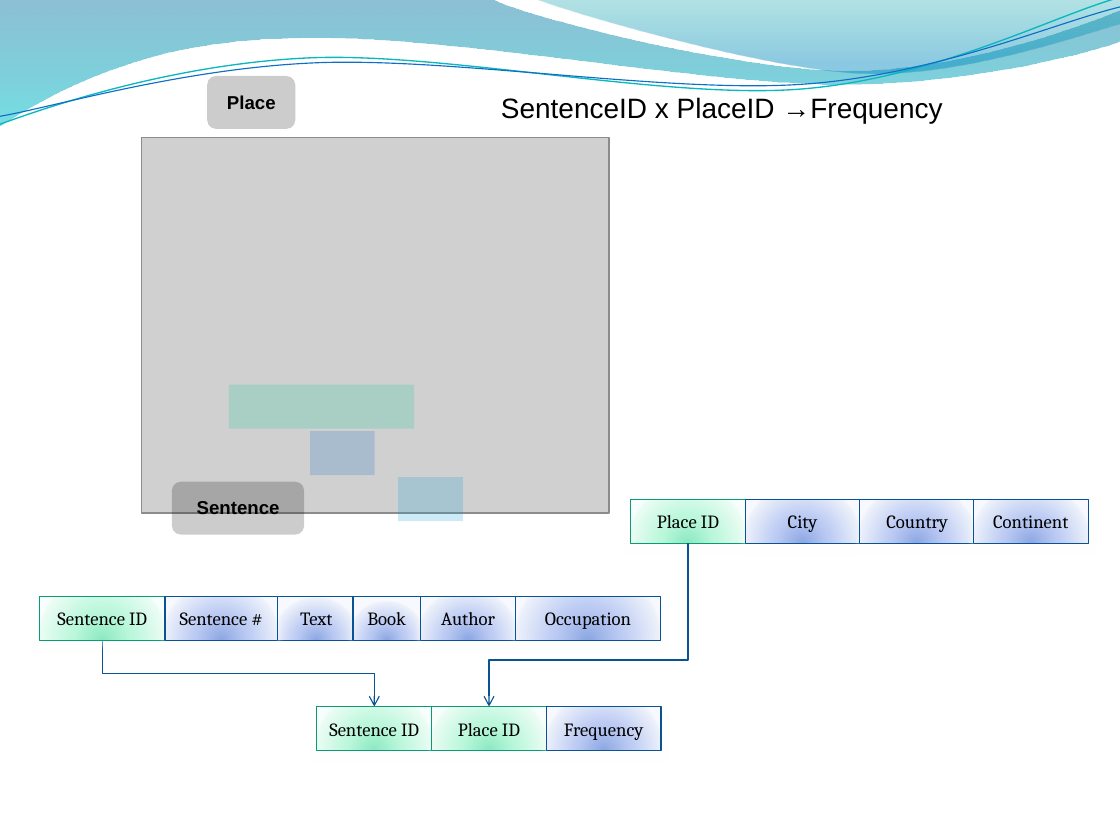
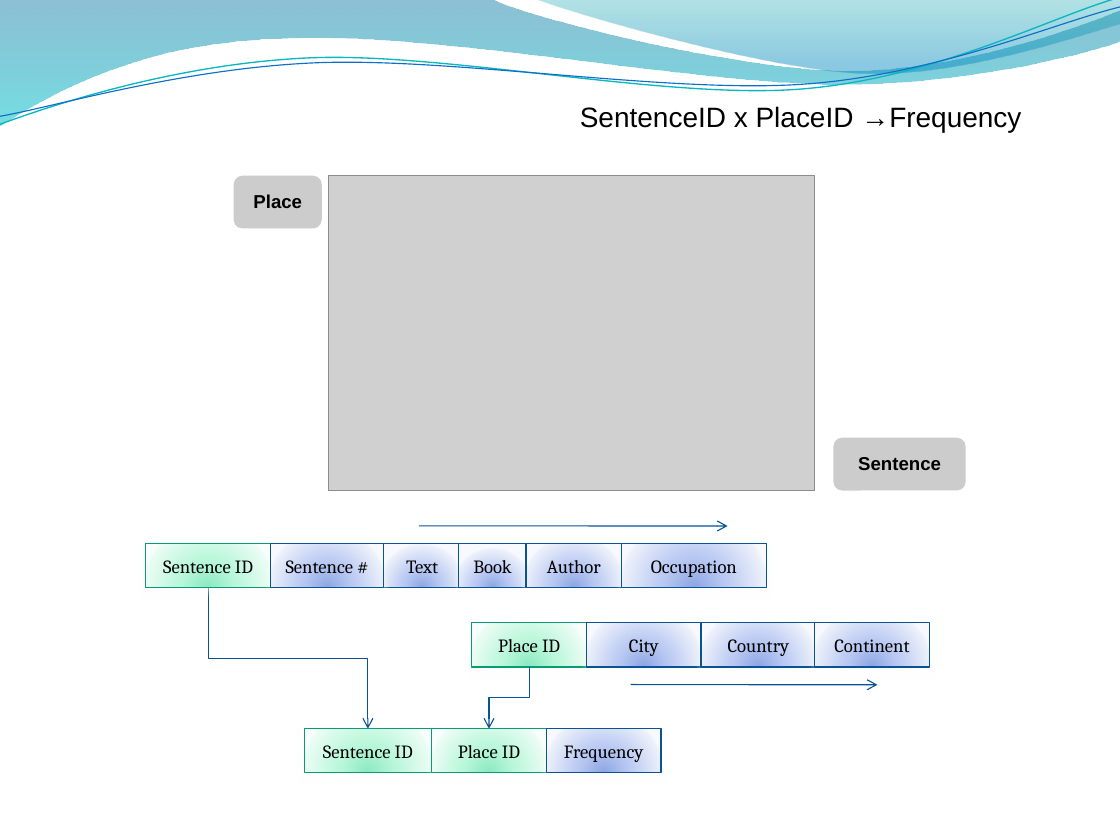
Before and after one commit to edvelezg/unb-dw, a slide deck: slide 21 of project/Presentation/Datawarehousing.pptm (slide 20 before the commit). Drawn at 1120x840 pixels with LibreOffice and Linux fonts; fonts in the diff are those of the drawing; grey boxes stand for pictures; background and template pictures are left out. Boxes give left, top, right and bottom in pixels: in the first picture for what was removed or moved away, otherwise in the second. Text is boxed around its words. In the diff, an @@ line names an element or a change of style, - is before the commit and + after.

```diff
--- a/project/Presentation/Datawarehousing.pptm
+++ b/project/Presentation/Datawarehousing.pptm
@@ text "SentenceID x PlaceID →Frequency": place and size @@
-text "SentenceID x PlaceID →Frequency" at bbox=[501, 97, 942, 123]
+text "SentenceID x PlaceID →Frequency" at bbox=[580, 106, 1021, 132]
@@ picture removed at bbox=[141, 138, 608, 513] @@
@@ rounded rectangle: place and size @@
-rounded rectangle at bbox=[207, 76, 296, 129]
+rounded rectangle at bbox=[234, 176, 323, 228]
@@ picture added at bbox=[328, 176, 814, 491] @@
@@ text "Place": place and size @@
-text "Place" at bbox=[227, 95, 276, 109]
+text "Place" at bbox=[253, 194, 302, 208]
@@ rectangle removed at bbox=[228, 385, 413, 429] @@
@@ rectangle removed at bbox=[310, 431, 375, 475] @@
@@ rounded rectangle: place and size @@
-rounded rectangle at bbox=[172, 482, 305, 534]
+rounded rectangle at bbox=[833, 438, 965, 491]
@@ text "Sentence": place and size @@
-text "Sentence" at bbox=[197, 501, 280, 514]
+text "Sentence" at bbox=[858, 457, 941, 470]
@@ rectangle removed at bbox=[399, 477, 464, 521] @@
@@ arrow added from (419, 525) to (728, 526), #095295 0.75 pt @@
@@ 6 rectangles: place and size @@
-6 rectangles at bbox=[39, 596, 661, 640]
+6 rectangles at bbox=[146, 543, 766, 587]
@@ elbow arrow moved from (102, 641) - (374, 707) to (208, 588) - (368, 729) @@
@@ 4 rectangles: place and size @@
-4 rectangles at bbox=[631, 500, 1088, 543]
+4 rectangles at bbox=[472, 623, 928, 666]
@@ elbow arrow moved from (688, 543) - (489, 707) to (530, 666) - (489, 729) @@
@@ arrow added from (631, 684) to (877, 684), #095295 0.75 pt @@
@@ rectangle "Sentence ID": place and size @@
-rectangle "Sentence ID" at bbox=[317, 707, 431, 750]
+rectangle "Sentence ID" at bbox=[305, 729, 432, 773]
@@ rectangle "Place ID": place and size @@
-rectangle "Place ID" at bbox=[431, 707, 545, 750]
+rectangle "Place ID" at bbox=[431, 729, 545, 773]
@@ rectangle "Frequency": place and size @@
-rectangle "Frequency" at bbox=[547, 707, 661, 750]
+rectangle "Frequency" at bbox=[547, 729, 661, 773]
```
Also in this commit, not shown: 16 other slides changed, 3 slides added, 1 slide removed.
